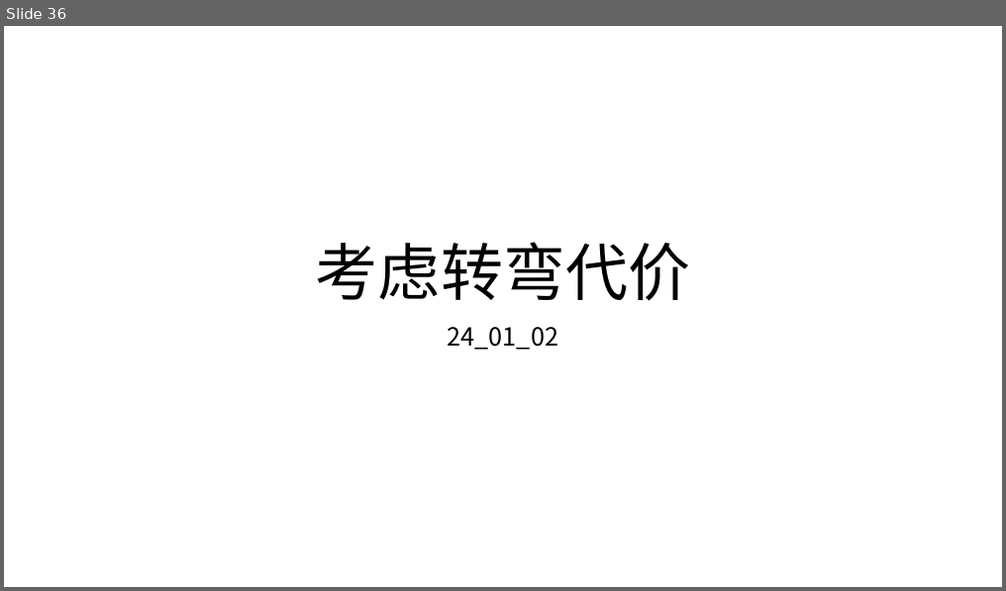
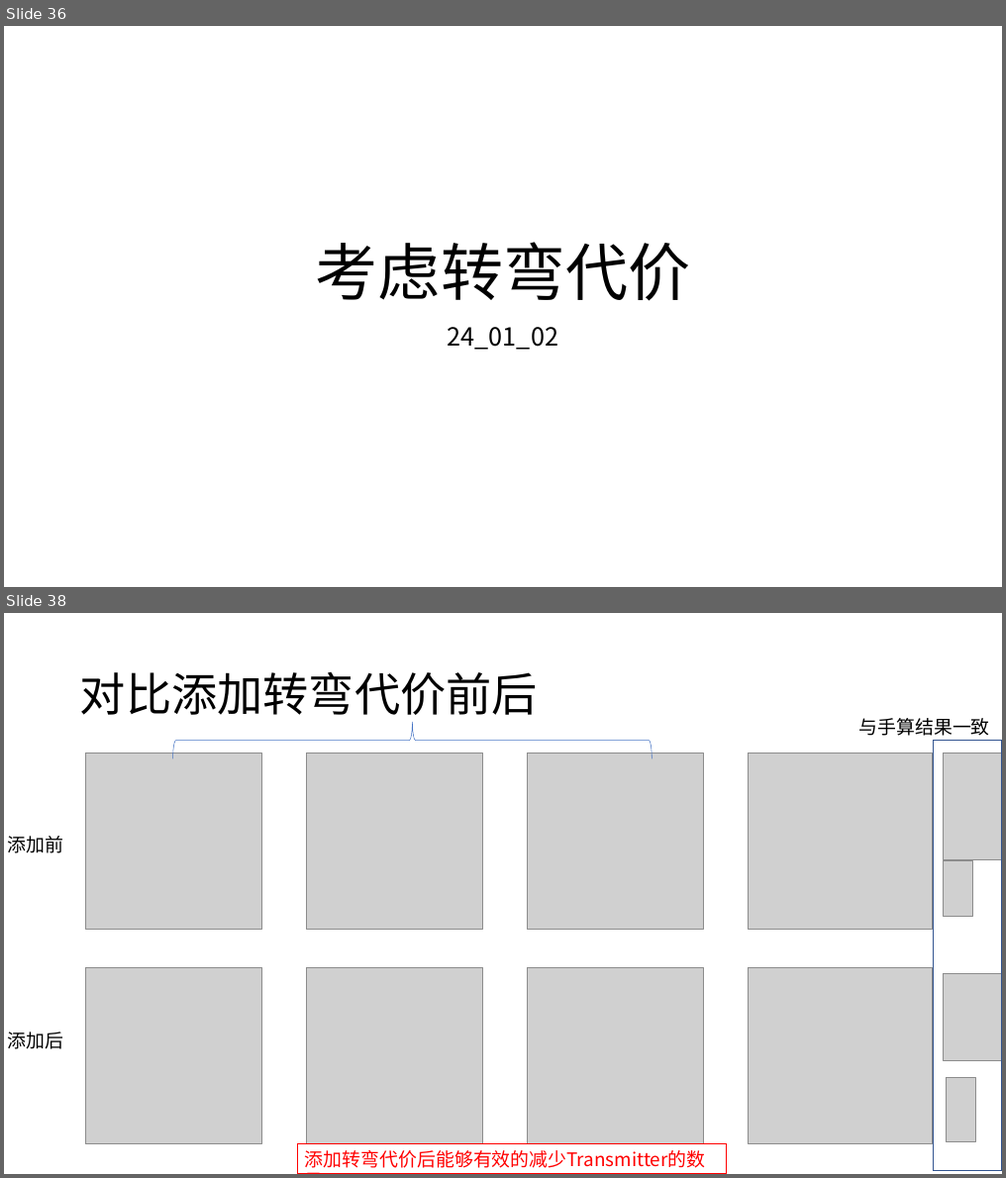
Before and after one commit to HuangDDU/hzy_algorithm, a slide deck: huawei/日志记录.pptx. Shown one above the other, each under a label of ours: slide 36 before the commit, slides 36 and 38 after it; the slides between them are not shown. The pictures are 1006x591 and 1006x1178 pixels, drawn with LibreOffice and Linux fonts; fonts in the diff are those of the drawing; grey boxes stand for pictures. Boxes give left, top, right and bottom in pixels: in the first picture for what was removed or moved away, otherwise in the second. Text is boxed around its words. In the diff, an @@ line names an element or a change of style, - is before the commit and + after.

```diff
--- a/huawei/日志记录.pptx
+++ b/huawei/日志记录.pptx
@@ slide 38 added at [4,613,1002,1174], background #FFFFFF @@
@@ title added at [80,672,538,723], 44 pt, text #000000 @@
+对比添加转弯代价前后
@@ right brace added at [173,722,652,759], outline #4472C4 0.5 pt @@
@@ text added at [859,718,990,736], 18 pt, text #000000 @@
+与手算结果一致
@@ picture added at [85,753,261,930] @@
@@ picture added at [307,753,483,930] @@
@@ picture added at [528,753,704,930] @@
@@ picture added at [748,753,932,930] @@
@@ rectangle added at [934,741,1002,1170], outline #325491 1 pt @@
@@ picture added at [943,753,1002,861] @@
@@ text added at [8,836,64,854], 18 pt, text #000000 @@
+添加前
@@ picture added at [944,861,973,916] @@
@@ picture added at [85,967,261,1145] @@
@@ picture added at [307,967,483,1145] @@
@@ picture added at [528,967,704,1145] @@
@@ picture added at [748,967,932,1145] @@
@@ picture added at [943,973,1002,1060] @@
@@ text added at [8,1032,64,1050], 18 pt, text #000000 @@
+添加后
@@ picture added at [946,1078,976,1143] @@
@@ rectangle added at [297,1145,726,1174], outline #FF0000 0.75 pt, 18 pt, text #FF0000 @@
+添加转弯代价后能够有效的减少Transmitter的数量
```
Also in this commit, not shown: 1 slide changed, 1 other slide added, 8 other files.
